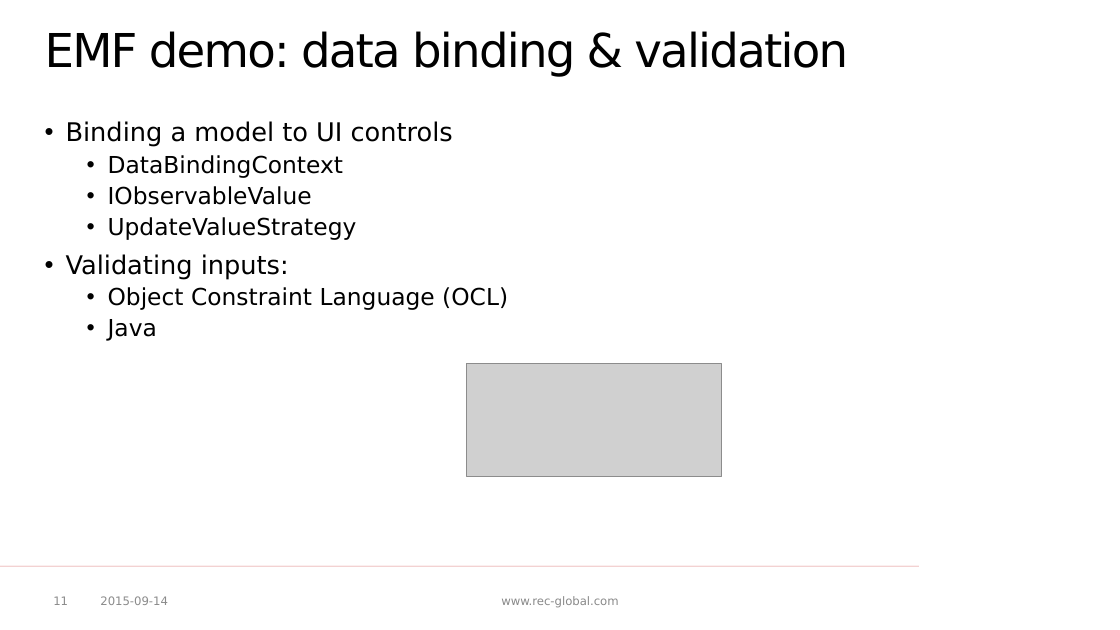
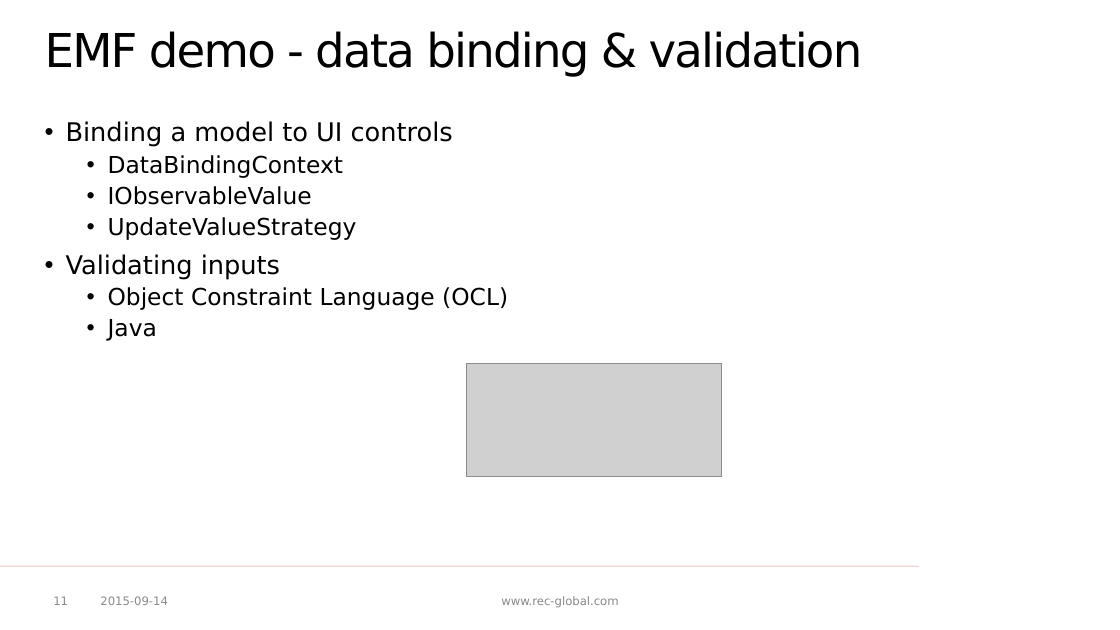
Before and after one commit to p-zalejko/jug_emf, a slide deck: slide 11 of JUG - EMF.pptx. Drawn at 1120x630 pixels with LibreOffice and Linux fonts; fonts in the diff are those of the drawing; grey boxes stand for pictures; background and template pictures are left out. Boxes give left, top, right and bottom in pixels: in the first picture for what was removed or moved away, otherwise in the second. Text is boxed around its words. In the diff, an @@ line names an element or a change of style, - is before the commit and + after.

```diff
--- a/JUG - EMF.pptx
+++ b/JUG - EMF.pptx
@@ title at (45,31,863,77): text changed @@
-EMF demo: data binding & validation
+EMF demo - data binding & validation
@@ text at (66,254,280,279): text changed @@
-• Validating inputs:
+• Validating inputs
```
Also in this commit, not shown: 5 other slides changed, 1 slide added, 16 other files.
